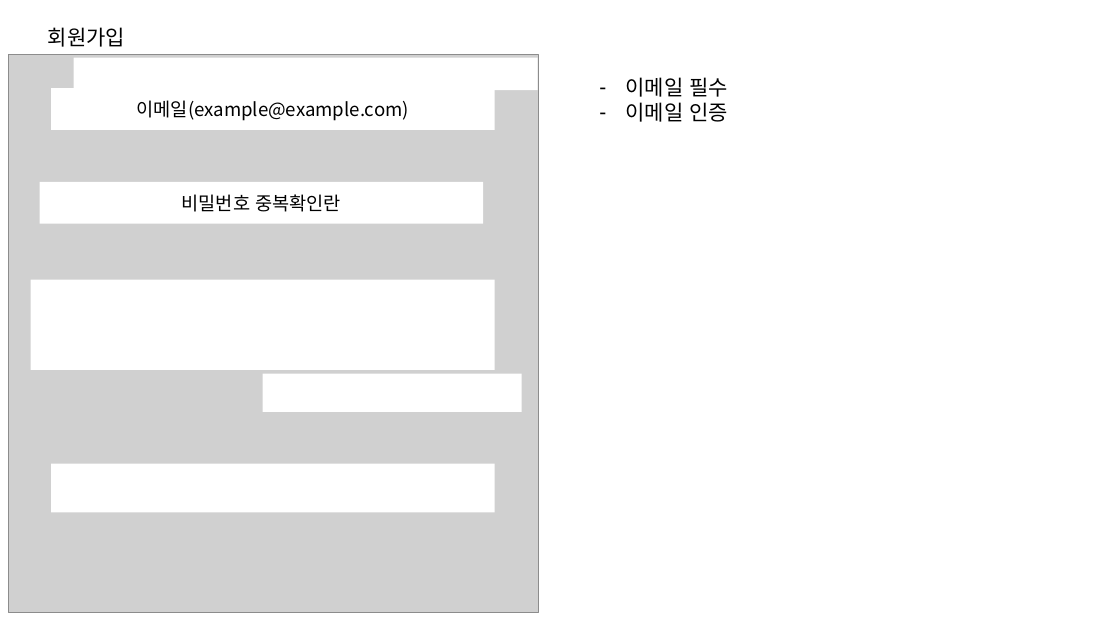
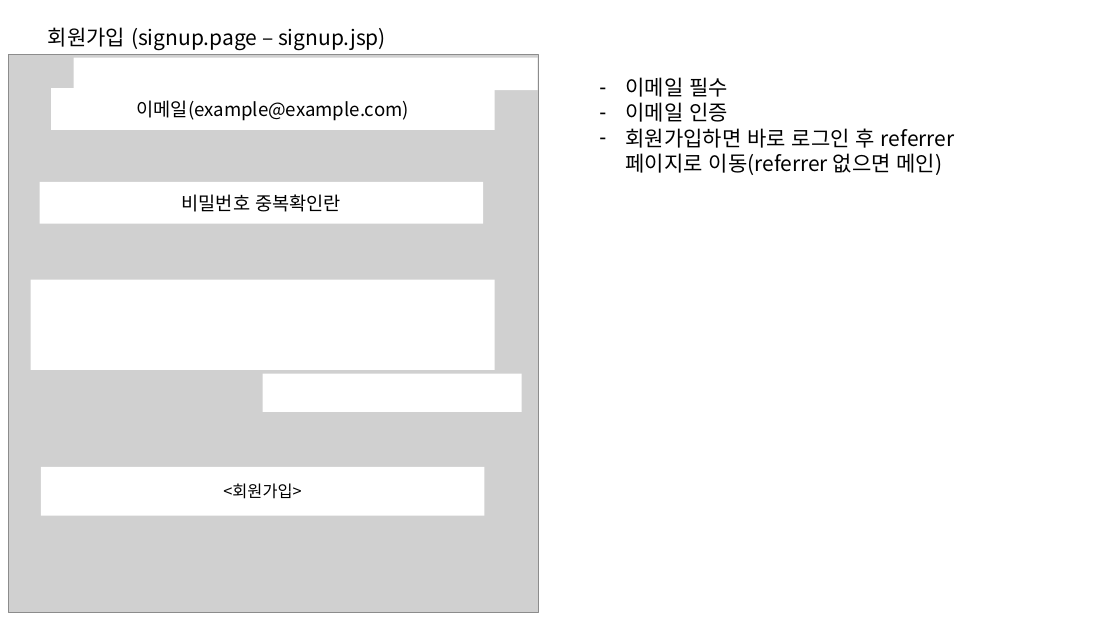
Before and after one commit to mobin1015/DOSIRAK, a slide deck: slide 10 of 브런치스토리_스토리보드.pptx. Drawn at 1120x630 pixels with LibreOffice and Linux fonts; fonts in the diff are those of the drawing; grey boxes stand for pictures. Boxes give left, top, right and bottom in pixels: in the first picture for what was removed or moved away, otherwise in the second. Text is boxed around its words. In the diff, an @@ line names an element or a change of style, - is before the commit and + after.

```diff
--- a/브런치스토리_스토리보드.pptx
+++ b/브런치스토리_스토리보드.pptx
@@ text at (48,27,386,50): text changed @@
-회원가입
+회원가입 (signup.page – signup.jsp)
@@ text at (626,128,955,175): paragraph added @@
+– 회원가입하면 바로 로그인 후 referrer 페이지로 이동(referrer 없으면 메인)
@@ rectangle "<회원가입>": place and size @@
-rectangle "<회원가입>" at (51,464,495,513)
+rectangle "<회원가입>" at (41,467,485,516)
@@ text in rectangle at (223,483,301,499): text added @@
+<회원가입>
```
Also in this commit, not shown: 8 other slides changed.
